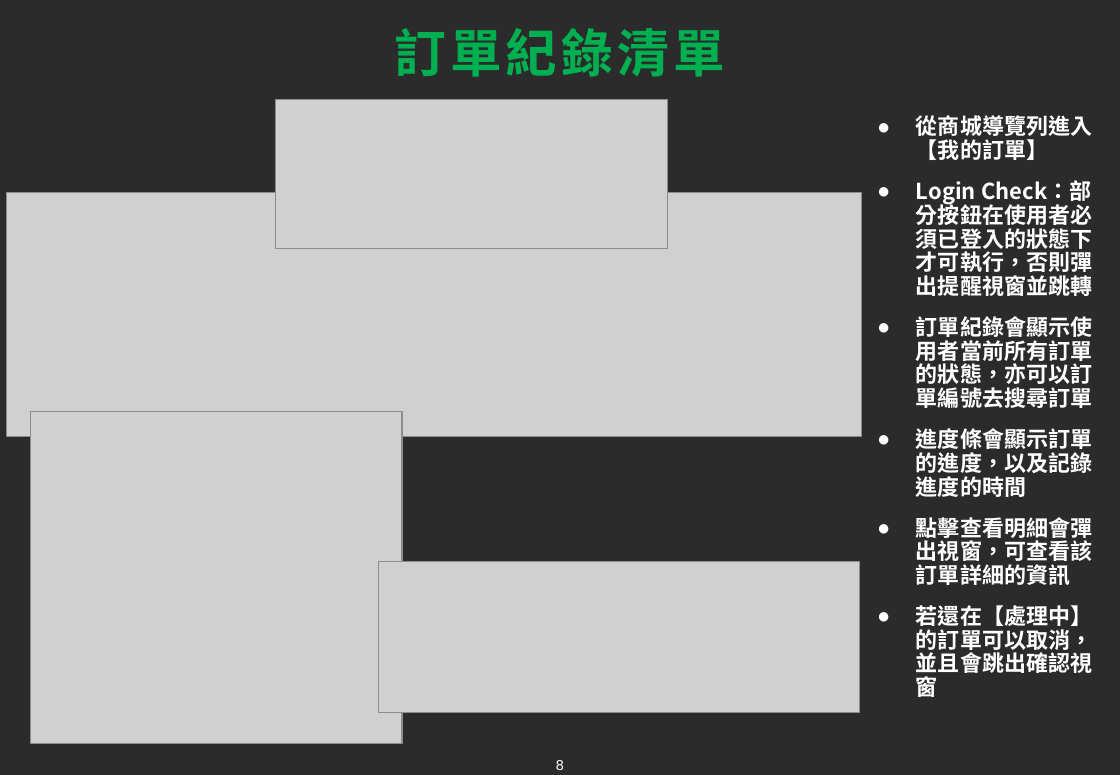
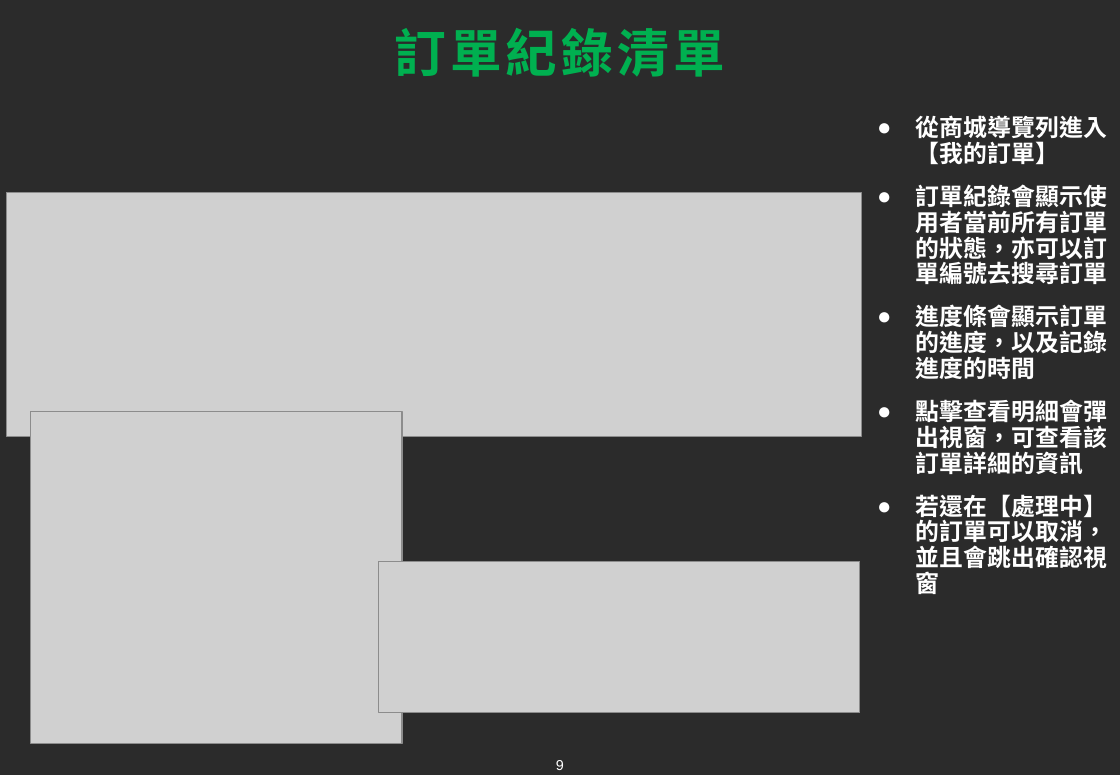
Before and after one commit to tim93009/FinalProject_GameForum, a slide deck: slide 9 of docs/ppt/Liao.pptx (slide 8 before the commit). Drawn at 1120x775 pixels with LibreOffice and Linux fonts; fonts in the diff are those of the drawing; grey boxes stand for pictures; background and template pictures are left out; a plain dark background stands for a picture behind light text. Boxes give left, top, right and bottom in pixels: in the first picture for what was removed or moved away, otherwise in the second. Text is boxed around its words. In the diff, an @@ line names an element or a change of style, - is before the commit and + after.

Commit message:
PPT

```diff
--- a/docs/ppt/Liao.pptx
+++ b/docs/ppt/Liao.pptx
@@ picture removed at bbox=[275, 99, 668, 248] @@
@@ text "從商城導覽列進入【我的訂單】" at bbox=[916, 115, 1107, 594]: size 15.3 to 16.6 pt @@
@@ text at bbox=[916, 180, 1092, 296]: paragraph removed @@
-● Login Check：部分按鈕在使用者必須已登入的狀態下才可執行，否則彈出提醒視窗並跳轉
```
Also in this commit, not shown: 1 slide added.
